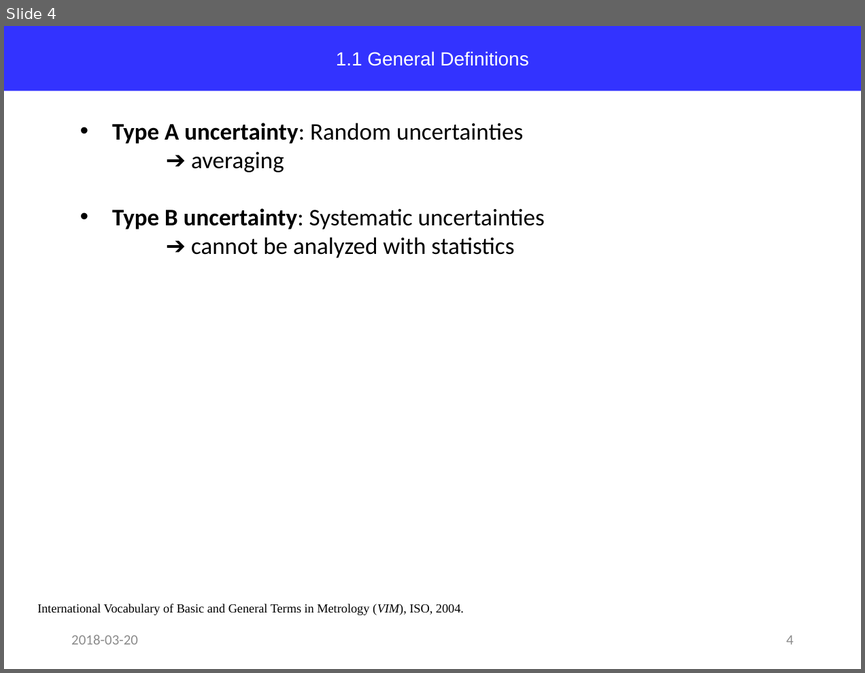
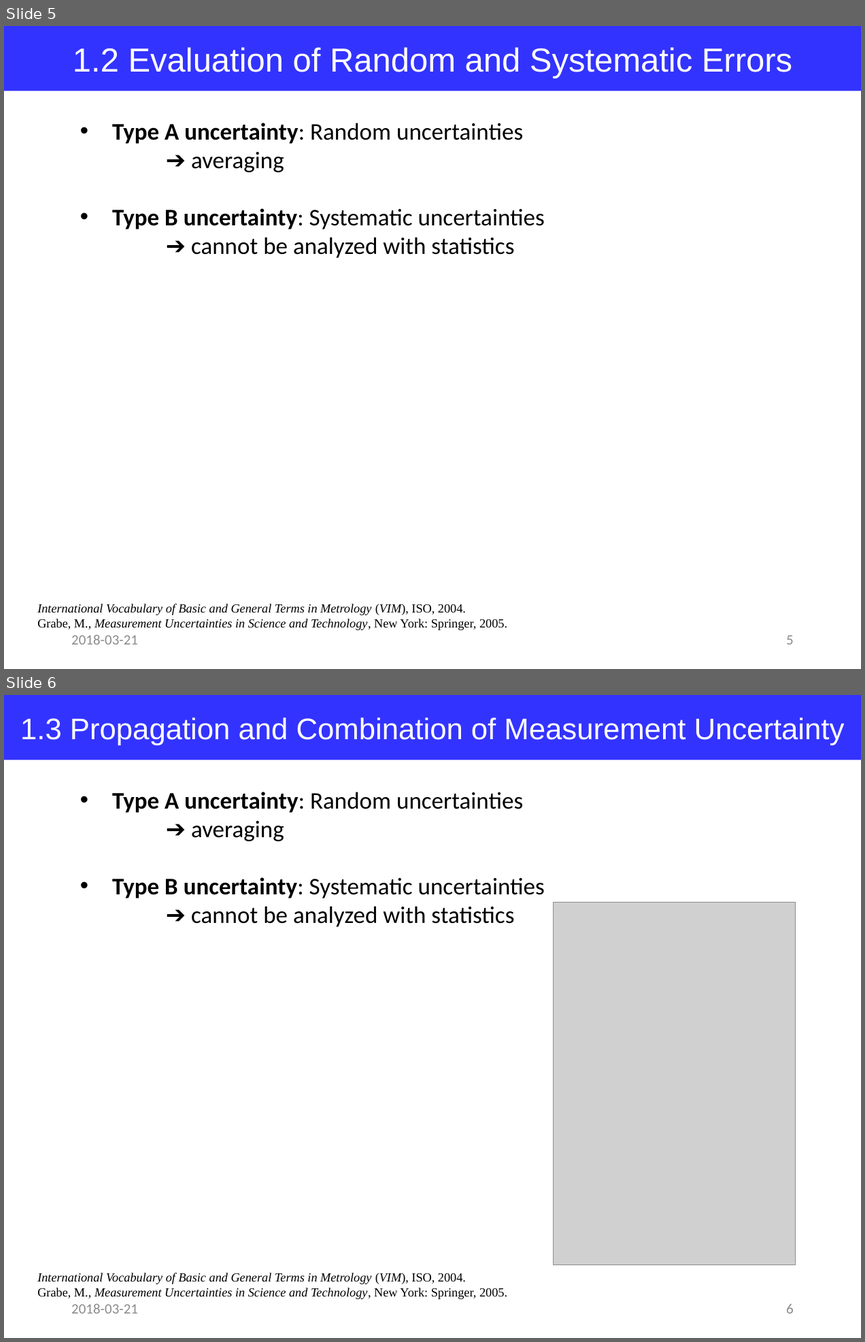
Before and after one commit to jglee96/NBTP_Lab, a slide deck: Terahertz Metrology/Ch4/Terahertz Metrology_Ch4.pptx. Shown one above the other, each under a label of ours: slide 4 before the commit, slides 5 and 6 after it. The pictures are 865x673 and 865x1342 pixels, drawn with LibreOffice and Linux fonts; fonts in the diff are those of the drawing; grey boxes stand for pictures. Boxes give left, top, right and bottom in pixels: in the first picture for what was removed or moved away, otherwise in the second. Text is boxed around its words. In the diff, an @@ line names an element or a change of style, - is before the commit and + after.

```diff
--- a/Terahertz Metrology/Ch4/Terahertz Metrology_Ch4.pptx
+++ b/Terahertz Metrology/Ch4/Terahertz Metrology_Ch4.pptx
@@ slide 6 added at bbox=[4, 695, 861, 1338], background #FFFFFF @@
@@ rectangle added at bbox=[4, 695, 861, 760], fill #3333FF, 25 pt, text #FFFFFF @@
+1.3 Propagation and Combination of Measurement Uncertainty
@@ text added at bbox=[112, 792, 545, 927], 20 pt, text #000000 @@
+• Type A uncertainty: Random uncertainties
+➔ averaging
+• Type B uncertainty: Systematic uncertainties
+➔ cannot be analyzed with statistics
@@ picture added at bbox=[553, 902, 796, 1265] @@
@@ text added at bbox=[37, 1272, 507, 1299], 10.5 pt, text #000000, italic @@
+International Vocabulary of Basic and General Terms in Metrology (VIM), ISO, 2004.
+Grabe, M., Measurement Uncertainties in Science and Technology, New York: Springer, 2005.
@@ text added at bbox=[71, 1304, 138, 1313], 12 pt, text #8C8C8C @@
+2018-03-21
@@ page number added at bbox=[786, 1304, 793, 1313], 12 pt, text #8C8C8C @@
+6
@@ what was slide 4 is now slide 5 @@
@@ slide 5 changed as well @@
@@ text in rectangle at bbox=[73, 47, 792, 78]: text changed; size 16 to 28 pt @@
-1.1 General Definitions
+1.2 Evaluation of Random and Systematic Errors
@@ text at bbox=[37, 603, 466, 615]: italic on in "International Vocabulary of Basic and General Terms ..." @@
@@ text at bbox=[37, 618, 507, 630]: paragraph added @@
+Grabe, M., Measurement Uncertainties in Science and Technology, New York: Springer, 2005.
@@ text at bbox=[71, 635, 138, 644]: text changed @@
-2018-03-20
+2018-03-21
@@ page number at bbox=[786, 635, 793, 644]: text changed @@
-4
+5
```
Also in this commit, not shown: 4 other slides changed, 1 other slide added, 3 other files.
